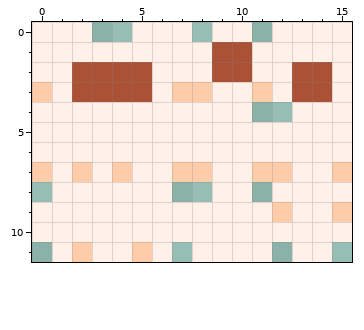
Two states of a pixel-art sprite, Assets/Minigame_Wood_Worm/Sprites/Worm.png. That is the earlier state.
The file is 16x12 pixels.
After the commit:
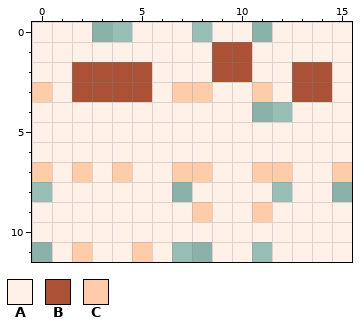
Palette (. is transparent): A #fff1e8  B #ab5236  C #ffccaa
Changes in this commit:
{"y":8,"x":8,"old":".","new":"A"}
{"y":8,"x":11,"old":".A","new":"A."}
{"y":8,"x":15,"old":"A","new":"."}
{"y":9,"x":8,"old":"A","new":"C"}
{"y":9,"x":11,"old":"AC","new":"CA"}
{"y":9,"x":15,"old":"C","new":"A"}
{"y":11,"x":8,"old":"A","new":"."}
{"y":11,"x":11,"old":"A.","new":".A"}
{"y":11,"x":15,"old":".","new":"A"}
{"label":"changed","picture_box":[192,182,352,262]}
